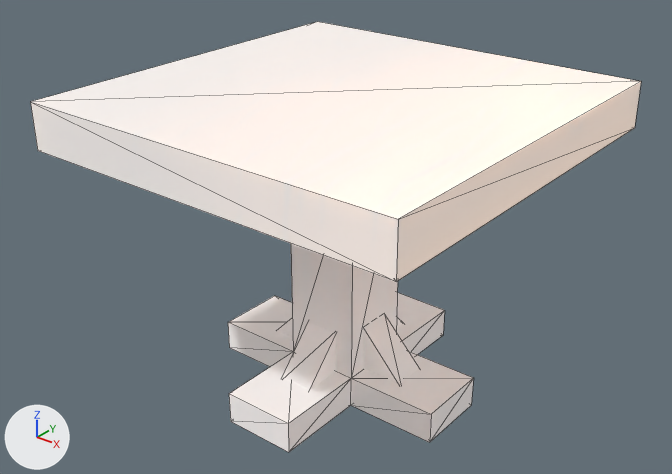
What one commit did to the glTF model models/glTF/mesa.glb.
Both versions are drawn from a camera (50 mm lens) standing at (7.68, -9.83, 7.14) and looking at (-0.13, -0.05, 1.08). The lights are fixed; the arrows at lower left show +X, +Y and +Z. Mesh edges are drawn as thin lines.

Objects in the first picture: 'Mesa'.
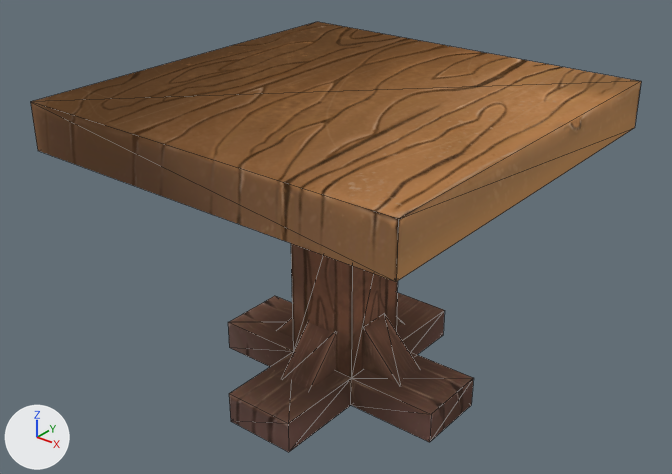
The newer file is also rescaled (x2.832), turned or shifted as a whole; pictures and numbers use the older file's frame.

Where the change shows, as pixel boxes (x1, y1, x2, y2) in the pictures (672 x 474 px):
'Mesa', recoloured (white to brown)
    both: (31, 22, 641, 452)

Edits to the bpy script that builds the scene:
```text
Change mat_material:
    remove # nodes: BsdfPrincipled, OutputMaterial, TexImage
    remove # colours: white #ffffff
    nodes: BsdfTransparent, Emission, LightPath, MixShader, OutputMaterial, TexImage
```
